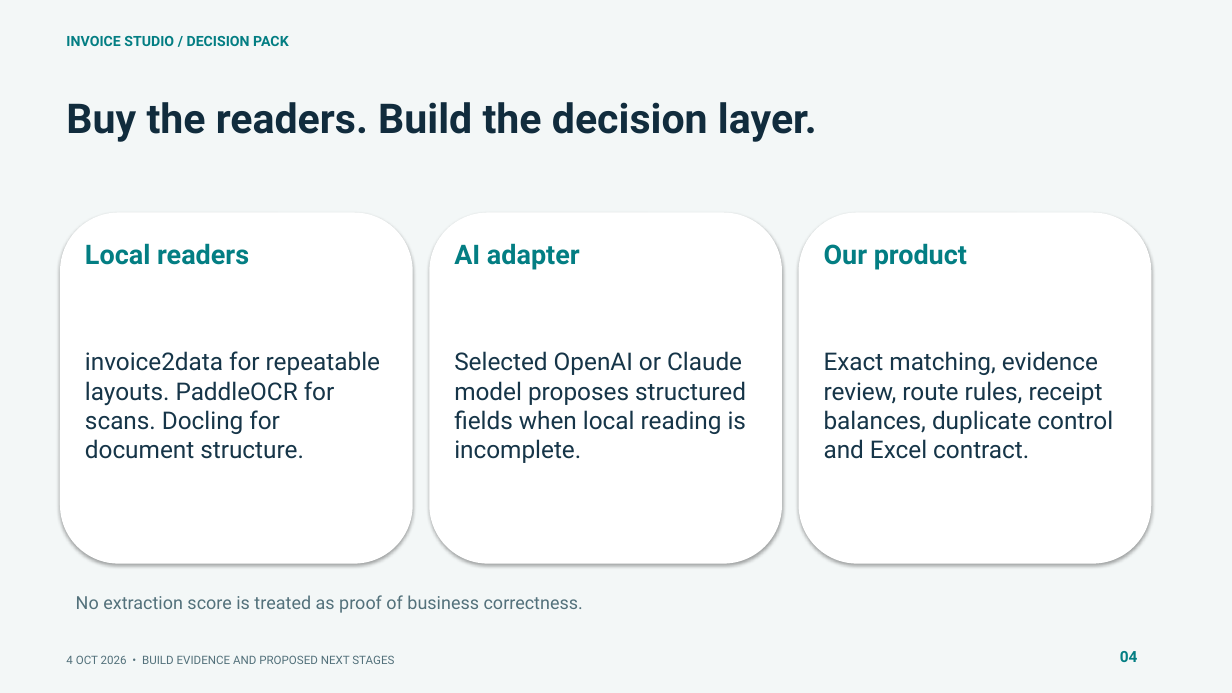
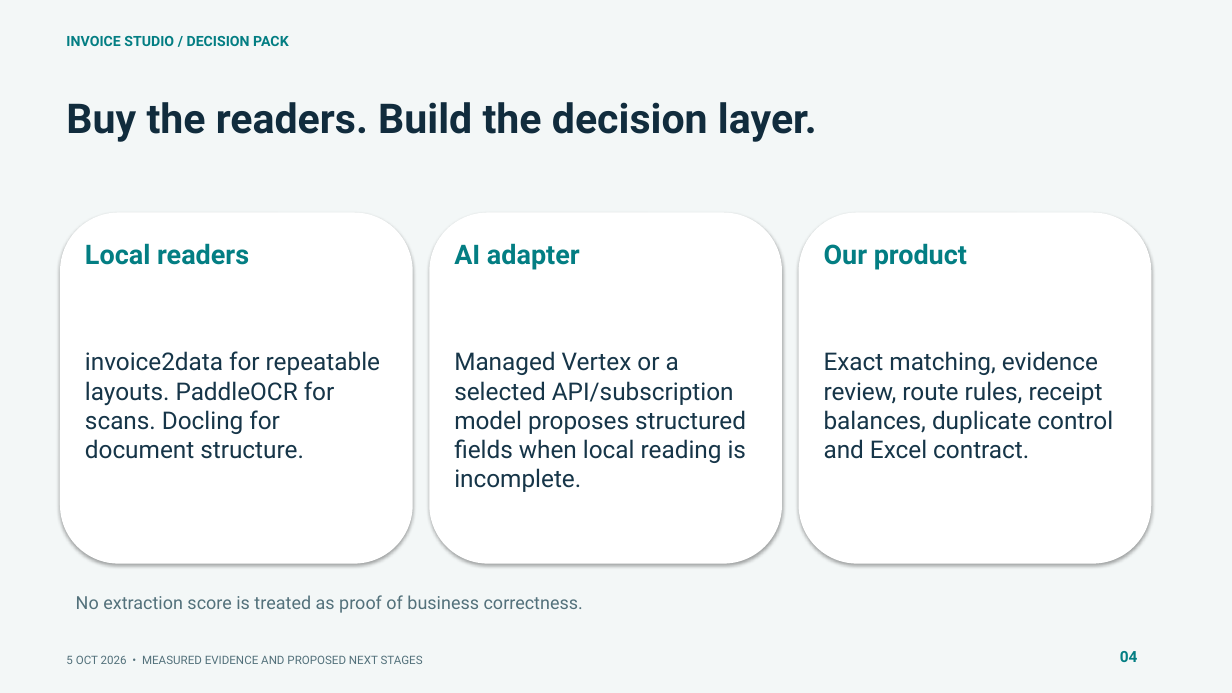
Before and after one commit to muttonkodibiriyani/Inv_studio, a slide deck: slide 4 of docs/delivery/Invoice_Studio_SLT.pptx. Drawn at 1232x693 pixels with LibreOffice and Linux fonts; fonts in the diff are those of the drawing. Boxes give left, top, right and bottom in pixels: in the first picture for what was removed or moved away, otherwise in the second. Text is boxed around its words. In the diff, an @@ line names an element or a change of style, - is before the commit and + after.

Commit message:
Deliver structured OCR, bulk review workbooks, and responsive cloud inbox

```diff
--- a/docs/delivery/Invoice_Studio_SLT.pptx
+++ b/docs/delivery/Invoice_Studio_SLT.pptx
@@ text at (x1=454, y1=351, x2=746, y2=492): text changed @@
-Selected OpenAI or Claude model proposes structured fields when local reading is incomplete.
+Managed Vertex or a selected API/subscription model proposes structured fields when local reading is incomplete.
@@ text at (x1=66, y1=655, x2=423, y2=664): text changed @@
-4 OCT 2026 • BUILD EVIDENCE AND PROPOSED NEXT STAGES
+5 OCT 2026 • MEASURED EVIDENCE AND PROPOSED NEXT STAGES
```
Also in this commit, not shown: 13 other slides changed, 3 slides added, 42 other files.
